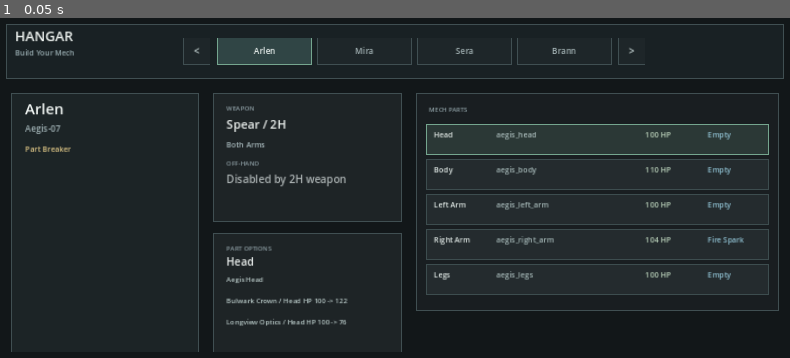
Above: before the commit, frame 1.
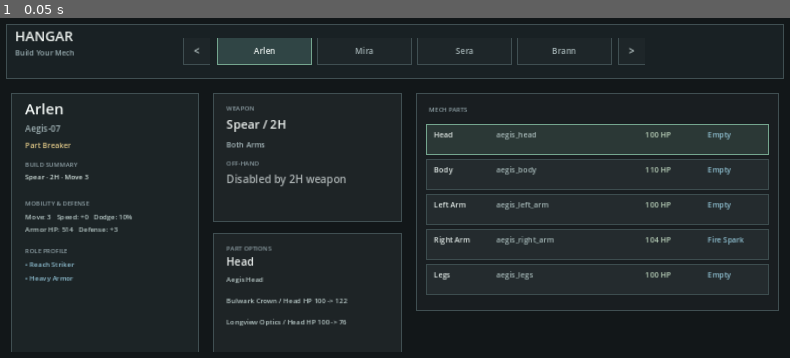
Above: after the commit, the same moment.

Repository: toonnix-github/magic-robot-tactic-war
Game: Godot game, scene res://scenes/hangar.tscn
Two runs of this game, one before a commit and one after it. Both use one fixed random seed, a clock stepped at 60 frames per second and the inputs below.
Inputs:
- Up to frame 1 (0.05 s): no input

The runs differ from the first frame. In frame 1, 0.8% of the frame differs, in the area x 3-17%, y 36-78%.

Commit message:
feat: implement Phase 2 build summary and role signals (#40)
- Add build_signals to mech_build_model.gd with concise summary_line, role_tags, key_stats, and trade-offs
- Integrate signals into build_summary
- Expose build_signals and current_build_signals in hangar_screen.gd
- Render dynamic build summary, mobility/defense stats, and role profile in Hangar UI
- Add static and acceptance tests covering build summary computation and dynamic reactivity

Diff:
--- a/src/data/mech_build_model.gd
+++ b/src/data/mech_build_model.gd
@@ -360,6 +360,7 @@
 		"has_shield": off_hand == "Shield",
 		"shield_max_hp": int(off_hand_data.get("shield_max_hp", 0)),
 		"orb_slots": _orb_slots(normalized, parts),
+		"signals": build_signals(normalized, weapon_data, orb_data, parts),
 		"validation": validate_build(normalized, weapon_data, orb_data, parts),
 	}
 
@@ -458,3 +459,142 @@
 	if updated.has("orbs") and (updated["orbs"] is Dictionary):
 		updated["orbs"].erase(part_name)
 	return updated
+
+
+func build_signals(
+	build: Dictionary,
+	weapon_data: Dictionary,
+	orb_data: Dictionary,
+	part_names: Array = []
+) -> Dictionary:
+	var normalized: Dictionary = normalize_build(build, weapon_data, orb_data, part_names)
+	var parts: Array = _part_names(part_names)
+	var stats: Dictionary = build_stats(normalized)
+	var weapon_name: String = str(normalized.get("weapon", ""))
+	var handedness: String = weapon_handedness(weapon_name)
+	var off_hand: String = str(normalized.get("off_hand", ""))
+	var has_shield: bool = off_hand == "Shield"
+	var off_hand_data: Dictionary = OFF_HAND_EQUIPMENT_DATA.get(off_hand, {})
+	var shield_hp: int = int(off_hand_data.get("shield_max_hp", 0))
+
+	var move: int = int(stats.get("move", 3))
+	var speed: int = int(stats.get("speed", 0))
+	var accuracy: int = int(stats.get("accuracy", 0))
+	var defense: int = int(stats.get("defense", 0))
+	var dodge: int = int(stats.get("dodge", 10))
+	var total_hp: int = int(stats.get("max_hp", 0))
+	var part_hp: Dictionary = stats.get("part_hp", {})
+
+	var role_tags: Array[String] = []
+	var strengths: Array[String] = []
+	var weaknesses: Array[String] = []
+	var summary_segments: Array[String] = []
+
+	# Weapon & Handedness
+	if handedness != "":
+		summary_segments.append("%s · %s" % [weapon_name, handedness])
+	elif weapon_name != "":
+		summary_segments.append(weapon_name)
+
+	# Off-hand / Shield
+	if has_shield:
+		role_tags.append("Shield Guard")
+		strengths.append("Shield Protection (%d HP)" % shield_hp)
+		summary_segments.append("Shield")
+	elif off_hand != "":
+		summary_segments.append(off_hand)
+
+	# Mobility
+	summary_segments.append("Move %d" % move)
+	if move >= 4:
+		role_tags.append("High Mobility")
+		strengths.append("High Move (%d)" % move)
+	elif move <= 2:
+		role_tags.append("Low Mobility")
+		weaknesses.append("Slow Move (%d)" % move)
+
+	# Weapon / Range profile
+	if weapon_name == "Sniper":
+		role_tags.append("Long-Range Precision")
+		if accuracy > 0:
+			summary_segments.append("Long-range Hit +%d%%" % accuracy)
+	elif weapon_name == "Spear":
+		role_tags.append("Reach Striker")
+	elif weapon_name == "Sword":
+		role_tags.append("Melee Skirmisher")
+	elif weapon_name == "Rifle":
+		role_tags.append("Mid-Range Line")
+
+	# Accuracy
+	if accuracy > 0:
+		strengths.append("Accuracy +%d%%" % accuracy)
+	elif accuracy < 0:
+		weaknesses.append("Accuracy %d%%" % accuracy)
+
+	# Speed & Dodge
+	if speed >= 2:
+		role_tags.append("Fast Initiative")
+		strengths.append("Speed +%d" % speed)
+	elif speed < 0:
+		weaknesses.append("Slow Initiative (%d)" % speed)
+
+	if dodge >= 14:
+		role_tags.append("Evasive")
+		strengths.append("High Dodge (%d%%)" % dodge)
+	elif dodge <= 6:
+		weaknesses.append("Low Dodge (%d%%)" % dodge)
+
+	# Durability analysis
+	var left_arm_hp: int = int(part_hp.get("Left Arm", 100))
+	var right_arm_hp: int = int(part_hp.get("Right Arm", 100))
+	if right_arm_hp < 80 or (handedness == "2H" and left_arm_hp < 80):
+		role_tags.append("Fragile Arms")
+		weaknesses.append("Low Arm Durability")
+		summary_segments.append("Low Arm Durability")
+	elif total_hp >= 480 or defense >= 3:
+		role_tags.append("Heavy Armor")
+		strengths.append("High Armor / Defense")
+	elif total_hp < 400:
+		role_tags.append("Light Armor")
+		weaknesses.append("Low Total Durability")
+
+	# Orbs analysis
+	var orb_effects: Array[String] = []
+	var orb_slots: Dictionary = _orb_slots(normalized, parts)
+	for part_name in orb_slots.keys():
+		var orb_id: String = str(orb_slots[part_name])
+		if orb_id != "" and orb_data.has(orb_id):
+			var o_info: Dictionary = orb_data[orb_id]
+			for eff in o_info.get("effects", []):
+				var eff_type: String = str(eff.get("type", ""))
+				if eff_type == "proc_status":
+					var status: String = str(eff.get("status", ""))
+					role_tags.append("Proc %s" % status)
+					orb_effects.append("Proc %s" % status)
+				elif eff_type == "damage_percent":
+					orb_effects.append("+%d%% Dmg" % int(eff.get("percent", 0)))
+				elif eff_type == "hit_bonus":
+					orb_effects.append("+%d Hit" % int(eff.get("amount", 0)))
+
+	var summary_line: String = " · ".join(summary_segments)
+
+	return {
+		"summary_line": summary_line,
+		"role_tags": role_tags,
+		"key_stats": {
+			"move": move,
+			"speed": speed,
+			"dodge": dodge,
+			"accuracy": accuracy,
+			"defense": defense,
+			"max_hp": total_hp,
+			"shield_hp": shield_hp,
+			"weapon": weapon_name,
+			"weapon_handedness": handedness,
+			"off_hand": off_hand,
+			"has_shield": has_shield,
+		},
+		"strengths": strengths,
+		"weaknesses": weaknesses,
+		"orb_effects": orb_effects,
+	}
--- a/src/ui/hangar_screen.gd
+++ b/src/ui/hangar_screen.gd
@@ -213,9 +213,29 @@
 func _draw_unit_identity(rect: Rect2) -> void:
 	_draw_panel(rect, Color(0.11, 0.14, 0.15))
 	var summary: Dictionary = current_build_summary()
+	var signals: Dictionary = current_build_signals()
 	draw_string(_font(), rect.position + Vector2(22, 34), _pilot_name(current_unit_id), HORIZONTAL_ALIGNMENT_LEFT, -1.0, _font_size(24), Color(0.94, 0.96, 0.95))
 	draw_string(_font(), rect.position + Vector2(22, 62), str(summary.get("mech", "")), HORIZONTAL_ALIGNMENT_LEFT, -1.0, _font_size(14), Color(0.63, 0.70, 0.71))
-	draw_string(_font(), rect.position + Vector2(22, 94), _role_line(), HORIZONTAL_ALIGNMENT_LEFT, -1.0, _font_size(12), Color(0.86, 0.77, 0.52))
+	draw_string(_font(), rect.position + Vector2(22, 88), _role_line(), HORIZONTAL_ALIGNMENT_LEFT, -1.0, _font_size(12), Color(0.86, 0.77, 0.52))
+
+	draw_string(_font(), rect.position + Vector2(22, 118), "BUILD SUMMARY", HORIZONTAL_ALIGNMENT_LEFT, -1.0, _font_size(10), Color(0.55, 0.62, 0.64))
+	var summary_text: String = str(signals.get("summary_line", ""))
+	draw_string(_font(), rect.position + Vector2(22, 138), summary_text, HORIZONTAL_ALIGNMENT_LEFT, rect.size.x - 44.0, _font_size(11), Color(0.82, 0.88, 0.86))
+
+	var stats: Dictionary = signals.get("key_stats", {})
+	draw_string(_font(), rect.position + Vector2(22, 180), "MOBILITY & DEFENSE", HORIZONTAL_ALIGNMENT_LEFT, -1.0, _font_size(10), Color(0.55, 0.62, 0.64))
+	var stat_line1 := "Move: %d   Speed: %+d   Dodge: %d%%" % [int(stats.get("move", 3)), int(stats.get("speed", 0)), int(stats.get("dodge", 10))]
+	var stat_line2 := "Armor HP: %d   Defense: %+d" % [int(stats.get("max_hp", 0)), int(stats.get("defense", 0))]
+	if bool(stats.get("has_shield", false)):
+		stat_line2 += "   Shield: %d" % int(stats.get("shield_hp", 0))
+	draw_string(_font(), rect.position + Vector2(22, 202), stat_line1, HORIZONTAL_ALIGNMENT_LEFT, -1.0, _font_size(11), Color(0.72, 0.79, 0.78))
+	draw_string(_font(), rect.position + Vector2(22, 222), stat_line2, HORIZONTAL_ALIGNMENT_LEFT, -1.0, _font_size(11), Color(0.72, 0.79, 0.78))
+
+	draw_string(_font(), rect.position + Vector2(22, 256), "ROLE PROFILE", HORIZONTAL_ALIGNMENT_LEFT, -1.0, _font_size(10), Color(0.55, 0.62, 0.64))
+	var y := rect.position.y + 278.0
+	for tag in signals.get("role_tags", []):
+		draw_string(_font(), Vector2(rect.position.x + 22.0, y), "• " + str(tag), HORIZONTAL_ALIGNMENT_LEFT, -1.0, _font_size(11), Color(0.56, 0.75, 0.82))
+		y += 22.0
 
 
 func _draw_weapon_panel(rect: Rect2) -> void:
@@ -359,3 +379,12 @@
 	builds[current_unit_id] = build_model.remove_orb(builds[current_unit_id], part_name, [])
 	queue_redraw()
 	return true
+
+
+func build_signals(build: Dictionary = {}) -> Dictionary:
+	var target_build: Dictionary = build if not build.is_empty() else _current_build()
+	return build_model.build_signals(target_build, GameDataScript.WEAPON_DATA, GameDataScript.ORB_DATA, GameDataScript.PART_NAMES)
+
+
+func current_build_signals() -> Dictionary:
+	return build_signals()
--- a/tests/godot/battle_milestone_test.gd
+++ b/tests/godot/battle_milestone_test.gd
@@ -115,6 +115,7 @@
 	_run_phase2_part_swap_tradeoffs_acceptance(scene)
 	_run_phase2_weapon_offhand_rules_acceptance(scene)
 	_run_phase2_orb_installation_acceptance(scene)
+	_run_phase2_build_summary_and_signals_acceptance(scene)
 
 	if _failures.is_empty():
 
@@ -3316,6 +3317,63 @@
 	scene._damage_part(sera, "Head", 100)
 	_assert_true(bool(sera["parts"]["Head"]["orb_disabled"]), "#39: destroying host part disables configured Orb")
 
+
+func _run_phase2_build_summary_and_signals_acceptance(scene: Control) -> void:
+	var model = preload("res://src/data/mech_build_model.gd").new()
+	var HangarScreenScript = load("res://src/ui/hangar_screen.gd")
+
+	_assert_true(model.has_method("build_signals"), "#40: build model exposes build_signals")
+	if not _failures.is_empty():
+		return
+
+	_test_phase2_build_signals_content(scene, model)
+	_test_phase2_build_signals_react_to_changes(scene, model)
+	_test_phase2_hangar_signals_flow(scene, model, HangarScreenScript)
+
+
+func _test_phase2_build_signals_content(scene: Control, model) -> void:
+	var build: Dictionary = model.prototype_builds()["mira"]
+	var signals: Dictionary = model.build_signals(build, scene.WEAPON_DATA, scene.ORB_DATA, scene.PART_NAMES)
+	_assert_true(signals.has("summary_line"), "#40: signals include summary_line")
+	_assert_true(signals.has("role_tags"), "#40: signals include role_tags")
+	_assert_true(signals.has("key_stats"), "#40: signals include key_stats")
+	_assert_true(signals["summary_line"].contains("Sniper"), "#40: summary line contains weapon identity")
+	_assert_true(signals["summary_line"].contains("2H"), "#40: summary line contains handedness")
+	_assert_true(signals["summary_line"].contains("Move"), "#40: summary line contains Move signal")
+
+
+func _test_phase2_build_signals_react_to_changes(scene: Control, model) -> void:
+	var build: Dictionary = model.prototype_builds()["mira"]
+	var initial_signals: Dictionary = model.build_signals(build, scene.WEAPON_DATA, scene.ORB_DATA, scene.PART_NAMES)
+	var initial_move: int = int(initial_signals["key_stats"]["move"])
+
+	var modified: Dictionary = model.swap_part(build, "Legs", "sprinter_legs", scene.PART_NAMES)
+	var modified_signals: Dictionary = model.build_signals(modified, scene.WEAPON_DATA, scene.ORB_DATA, scene.PART_NAMES)
+	_assert_equal(int(modified_signals["key_stats"]["move"]), initial_move + 1, "#40: signals reflect updated Move")
+
+	# Shield off-hand reaction
+	var sera_build: Dictionary = model.prototype_builds()["sera"]
+	var sera_shield: Dictionary = sera_build.duplicate(true)
+	sera_shield["off_hand"] = "Shield"
+	var shield_signals: Dictionary = model.build_signals(sera_shield, scene.WEAPON_DATA, scene.ORB_DATA, scene.PART_NAMES)
+	_assert_true(shield_signals["role_tags"].has("Shield Guard") or shield_signals["summary_line"].contains("Shield"), "#40: signals reflect Shield off-hand")
+
+
+func _test_phase2_hangar_signals_flow(scene: Control, model, HangarScreenScript) -> void:
+	var hangar = HangarScreenScript.new()
+	hangar._ready()
+	hangar.select_unit("mira")
+	_assert_true(hangar.has_method("current_build_signals"), "#40: hangar exposes current_build_signals")
+	var sigs: Dictionary = hangar.current_build_signals()
+	_assert_true(sigs.has("summary_line"), "#40: hangar returns build signals")
+	_assert_true(sigs["summary_line"].contains("Sniper"), "#40: hangar signals match current unit build")
+
+	hangar.swap_part("Legs", "sprinter_legs")
+	var updated_sigs: Dictionary = hangar.current_build_signals()
+	_assert_equal(int(updated_sigs["key_stats"]["move"]), 4, "#40: hangar signals update immediately on part change")
+	hangar.queue_free()
+
+
 func _assert_true(actual: bool, message: String) -> void:
 
 
Not shown, changed: tests/test_battle_milestone_static.py
